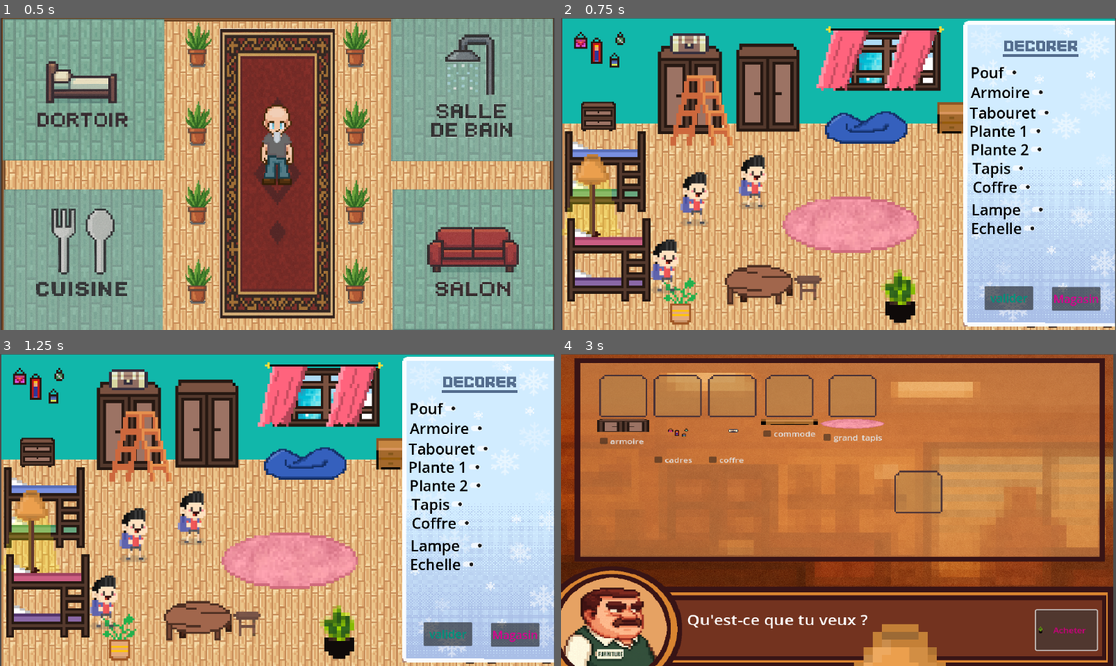
Above: before the commit, frames 1-4 (two rows, left to right).
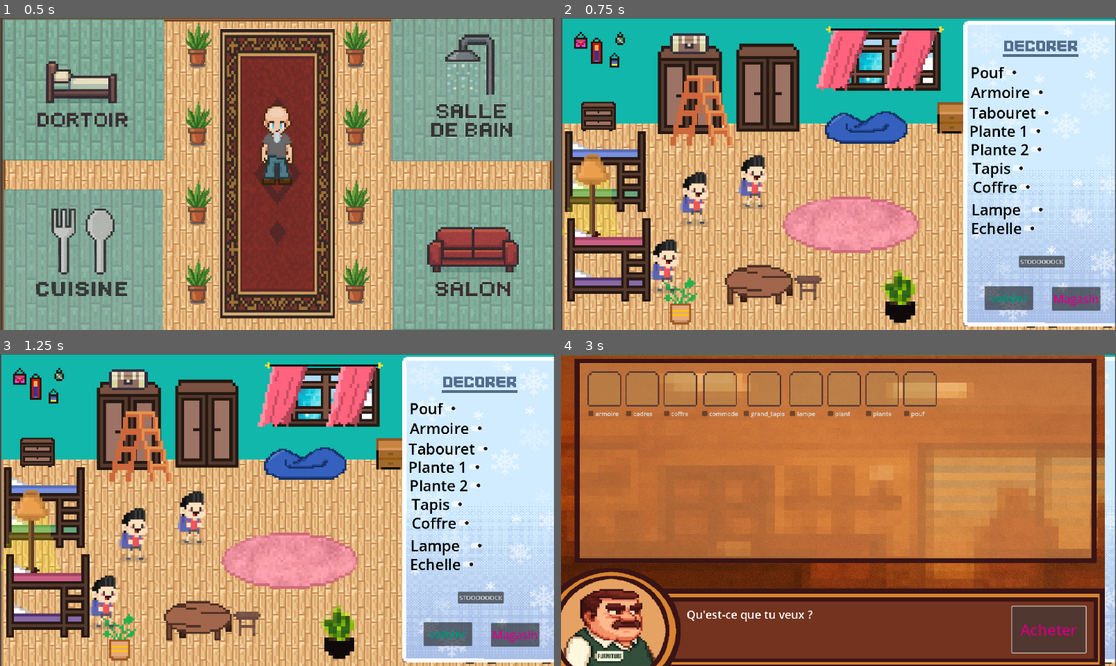
Above: after the commit, the same moments.

Repository: Eliralepas/jeu-serieux
Game: Godot game, scene res://scenes/piece_princiaple.tscn
Same seed, same stepped clock (60 frames per second), same inputs: the game is played once before the commit and once after it.
Inputs (mouse positions are in pixels of both pictures, inside the frame that each line leads up to):
- Up to frame 1 (0.5 s): no input
- Up to frame 2 (0.75 s): tap Enter at 0.5 s; move the mouse to (644, 89) at 0.52 s; click (644, 89) at 0.67 s
- Up to frame 3 (1.25 s): no input
- Up to frame 4 (3 s): click "Magasin" at 1.25 s; click (1043, 597) at 2 s, where only the run after the commit has a clickable "STOOOOOOCK"; click "Acheter" at 2.75 s

Frame 1 is identical in both runs. In frame 2, 0.3% of the frame differs, in the area x 82-91%, y 76-80%; in frame 3, 0.3%; in frame 4, 19%, in the area x 0-100%, y 0-100%.

Commit message:
Avancement sur la gestion du stock: fonctionnel mais a perfectionner

Diff:
--- a/scenes/Magasin.tscn
+++ b/scenes/Magasin.tscn
@@ -1,53 +1,50 @@
-[gd_scene load_steps=8 format=3 uid="uid://1slb4ng5gwih"]
+[gd_scene load_steps=7 format=3 uid="uid://1slb4ng5gwih"]
 
 [ext_resource type="Script" uid="uid://dami3u2og2fjb" path="res://scripts/Magasin.gd" id="1_nbura"]
 [ext_resource type="Texture2D" uid="uid://xkrh7s3rpwkb" path="res://magazin.png" id="2_5vtcu"]
-[ext_resource type="Texture2D" uid="uid://bes78ig7y1pxo" path="res://images/objets/plant.png" id="3_ohnjy"]
 [ext_resource type="AudioStream" uid="uid://johqbx3tpyhk" path="res://musique/magasin_background.mp3" id="4_ohnjy"]
 [ext_resource type="AudioStream" uid="uid://2cgu5caxdtib" path="res://musique/people_talking.mp3" id="5_b7ckq"]
 [ext_resource type="AudioStream" uid="uid://bo83jkc060r3y" path="res://musique/acheter.mp3" id="6_b7ckq"]
 
 [sub_resource type="RectangleShape2D" id="RectangleShape2D_w2h71"]
-size = Vector2(646, 108)
+size = Vector2(853, 136)
 
 [node name="Store" type="Node2D"]
+position = Vector2(90, 93)
 script = ExtResource("1_nbura")
 
 [node name="Magazin" type="Sprite2D" parent="."]
-position = Vector2(420, 249)
+position = Vector2(632, 325.75)
+scale = Vector2(1.41406, 1.22474)
 texture = ExtResource("2_5vtcu")
 
-[node name="Camera2D" type="Camera2D" parent="."]
-position = Vector2(423, 247)
-zoom = Vector2(1.12, 0.95)
-
 [node name="Label" type="Label" parent="."]
-offset_left = 142.0
-offset_top = 466.0
-offset_right = 287.0
-offset_bottom = 508.0
+offset_left = 243.0
+offset_top = 577.0
+offset_right = 388.0
+offset_bottom = 619.0
 theme_override_font_sizes/font_size = 30
 text = "hellooooo"
 
 [node name="Area2D" type="Area2D" parent="."]
 
 [node name="CollisionShape2D" type="CollisionShape2D" parent="Area2D"]
-position = Vector2(463, 507)
+position = Vector2(656.5, 639)
 shape = SubResource("RectangleShape2D_w2h71")
 
 [node name="HFlowContainer" type="HFlowContainer" parent="."]
 offset_left = -24.0
 offset_top = -52.0
-offset_right = 926.0
-offset_bottom = 448.0
+offset_right = 1329.0
+offset_bottom = 504.0
 theme_override_constants/h_separation = 100
 theme_override_constants/v_separation = 100
 
 [node name="Button" type="Button" parent="."]
-offset_left = 789.0
-offset_top = 466.0
-offset_right = 902.0
-offset_bottom = 553.0
+offset_left = 1109.0
+offset_top = 577.0
+offset_right = 1305.0
+offset_bottom = 700.0
 theme_override_colors/font_disabled_color = Color(0.588696, 9.14484e-07, 0.356623, 1)
 theme_override_colors/font_hover_pressed_color = Color(0.796222, 2.79158e-06, 0.490036, 1)
 theme_override_colors/font_hover_color = Color(0.796078, 0, 0.490196, 1)
@@ -55,8 +52,8 @@
 theme_override_colors/font_color = Color(1, 0.461594, 0.712422, 1)
 theme_override_colors/font_focus_color = Color(1, 0.380392, 1, 1)
 theme_override_colors/font_pressed_color = Color(0.866667, 0.0705882, 0.686275, 1)
+theme_override_font_sizes/font_size = 40
 text = "Acheter"
-icon = ExtResource("3_ohnjy")
 
 [node name="Songs" type="Node2D" parent="."]
 
--- a/scenes/dortoir.tscn
+++ b/scenes/dortoir.tscn
@@ -27,6 +27,7 @@
 [ext_resource type="PackedScene" uid="uid://desayygj01mym" path="res://scenes/menu.tscn" id="25_1gu84"]
 [ext_resource type="AudioStream" uid="uid://dioknkfs7vb5c" path="res://musique/background.mp3" id="26_mtqpy"]
 [ext_resource type="AudioStream" uid="uid://db351d17gu0mw" path="res://musique/door_opening.ogg" id="27_3k3hv"]
+[ext_resource type="PackedScene" uid="uid://1slb4ng5gwih" path="res://scenes/Magasin.tscn" id="28_i14qx"]
 
 [sub_resource type="TileSetAtlasSource" id="TileSetAtlasSource_iiou1"]
 texture = ExtResource("2_i14qx")
@@ -436,6 +437,14 @@
 theme_override_font_sizes/font_size = 30
 text = "valider"
 
+[node name="Visualise_stock" type="Button" parent="."]
+z_index = 1
+offset_left = 794.0
+offset_top = 352.0
+offset_right = 916.0
+offset_bottom = 383.0
+text = "STOOOOOOCK"
+
 [node name="songs" type="Node" parent="."]
 
 [node name="bacjground" type="AudioStreamPlayer2D" parent="songs"]
@@ -447,5 +456,11 @@
 stream = ExtResource("27_3k3hv")
 volume_db = 18.572
 
+[node name="Store" parent="." instance=ExtResource("28_i14qx")]
+visible = false
+z_index = 10
+position = Vector2(-333, -186)
+
 [connection signal="pressed" from="Button_magasin" to="." method="_on_button_magasin_pressed"]
 [connection signal="pressed" from="Button_piece_principale" to="." method="_on_button_piece_principale_pressed"]
+[connection signal="pressed" from="Visualise_stock" to="." method="_on_visualise_stock_pressed"]
--- a/scripts/Magasin.gd
+++ b/scripts/Magasin.gd
@@ -1,4 +1,4 @@
-extends Node2D
+extends "res://scripts/grahics.gd"
 
 @onready var label = $Label
 @onready var area = $Area2D
@@ -25,6 +25,7 @@
 #####################################################################################
 
 func _ready(): #quand la scene demarre
+	print("///////////////////////////////////////////////////////////")
 	label.text = dialogues[index] #on met dans le label la phrase a l'indice 0
 	area.input_event.connect(_on_area_input_event)
 	# on "connecte" le signal input_event du Area2D à la fonction _on_area_input_event()
@@ -47,7 +48,7 @@
 		texture_rect.stretch_mode = TextureRect.STRETCH_KEEP_ASPECT_CENTERED
 		texture_rect.custom_minimum_size = Vector2(96, 96)
 		grille.add_child(texture_rect)
-		grille.add_child(overlay)
+		#grille.add_child(overlay)
 
 
 		# Creer la checkbox
@@ -131,6 +132,22 @@
 
 	#LORSQUE LE BOUTON ACHETER EST CLICK
 func _on_button_acheter_pressed() -> void:
+	#Recup des objets coches
+	for obj in objets: #parcours de la liste d'objets
+		var gr = h_flow_container.get_node("GRILLE" + obj) #on recup la grille (image+checkbox)
+		var check = gr.get_node("CHECK" + obj) #dans chaque grille on recup juste la checkbox
+		if check.button_pressed: #si la checkbox est click on incremente checked_count
+			#Ajout des objets achetes au stock de la piece
+			ajoute_objet(obj, 3, stock);
+
+
+
+	#retour vers la piece
 	caisse.play()
 	await get_tree().create_timer(1.10).timeout
-	get_tree().change_scene_to_file("res://scenes/dortoir.tscn")
+	#get_tree().change_scene_to_file("res://scenes/dortoir.tscn")
+	self.visible=false
+	#var dortoir_scene = preload("res://scenes/dortoir.tscn").instantiate()
+	#dortoir_scene.stock = self.stock  # ← passe le stock actuel
+	#get_tree().root.add_child(dortoir_scene)
+	#get_tree().current_scene.queue_free()
--- a/scripts/grahics.gd
+++ b/scripts/grahics.gd
@@ -1,7 +1,10 @@
-extends Node2D
+extends "res://scripts/piece_abstraite.gd"
+
+@onready var store:= $Store
 
 @onready var porte:= $songs/porte
 # On crée un dictionnaire reliant le nom du bouton au node correspondant
+#on met tous les objets possibles, meme si on les a pas encore achete
 @onready var objects := {
 	"CheckPouf": $Stuff/Pouf,
 	"CheckArmoire": $Rangement/Armoire2,
@@ -15,7 +18,16 @@
 	"CheckCadres":$Stuff/Cadres
 }
 
+
+var stock = {}
+
 func _ready():
+	print("///////////////////////////////////////////////////////////")
+
+	ajoute_objet("Test", 20, stock)
+	ajoute_objet("testttt", 2, stock)
+
+
 	for button_name in objects.keys():
 		var button_path = "Menu/%s" % button_name  # crée le chemin en texte
 		if has_node(button_path):  # vérifie que le bouton existe
@@ -33,8 +45,17 @@
 func _on_button_magasin_pressed() -> void:
 	porte.play()
 	await get_tree().create_timer(1.20).timeout
-	get_tree().change_scene_to_file("res://scenes/Magasin.tscn")
+	#get_tree().change_scene_to_file("res://scenes/Magasin.tscn")
+	store.stock = stock
+	store.visible=true;
+
 
 
 func _on_button_piece_principale_pressed() -> void:
 	get_tree().change_scene_to_file("res://scenes/piece_princiaple.tscn")
+
+
+
+
+func _on_visualise_stock_pressed() -> void:
+	lire_stock(stock)
--- /dev/null
+++ b/scripts/piece_abstraite.gd
@@ -0,0 +1,21 @@
+extends Node
+#CLASSE AVEC TOUTES LES FCT DE BASE DES PIECES
+
+#*on peut faire que un objet a comme duree de vie un int, et chaque round si il
+#n'est pas utilise ce int descend.
+#A chaque debut de round on verifie le stock des pieces, si un des objet a une duree de vie
+#negative on le remove
+
+
+func _ready() -> void:
+	pass;
+
+func ajoute_objet(objet: String, duree: int, stock: Dictionary) -> void:
+	stock[objet]=duree;
+
+func supprime_objet(objet: String, stock: Dictionary) -> void:
+	stock.erase(objet);
+
+func lire_stock(stock: Dictionary) ->void:
+	for key in stock.keys():
+		print("l'objet : %s a une durée de vie: %d" % [key, stock[key]])
--- /dev/null
+++ b/scripts/stockSauvgarde.gd
@@ -0,0 +1,2 @@
+extends Node
+var stock: Dictionary = {} #dictionanaire de sauvgarde des objets ajoutes
Not shown: 1 places in scenes/dortoir.tscn that only renumber resources
Not shown, added: scripts/piece_abstraite.gd.uid
Not shown, added: scripts/stockSauvgarde.gd.uid
